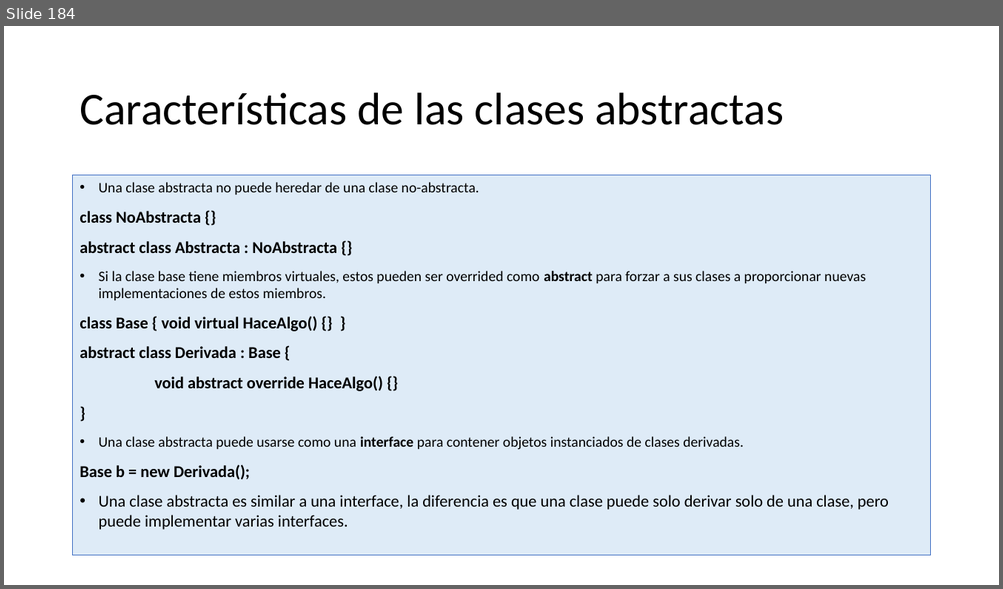
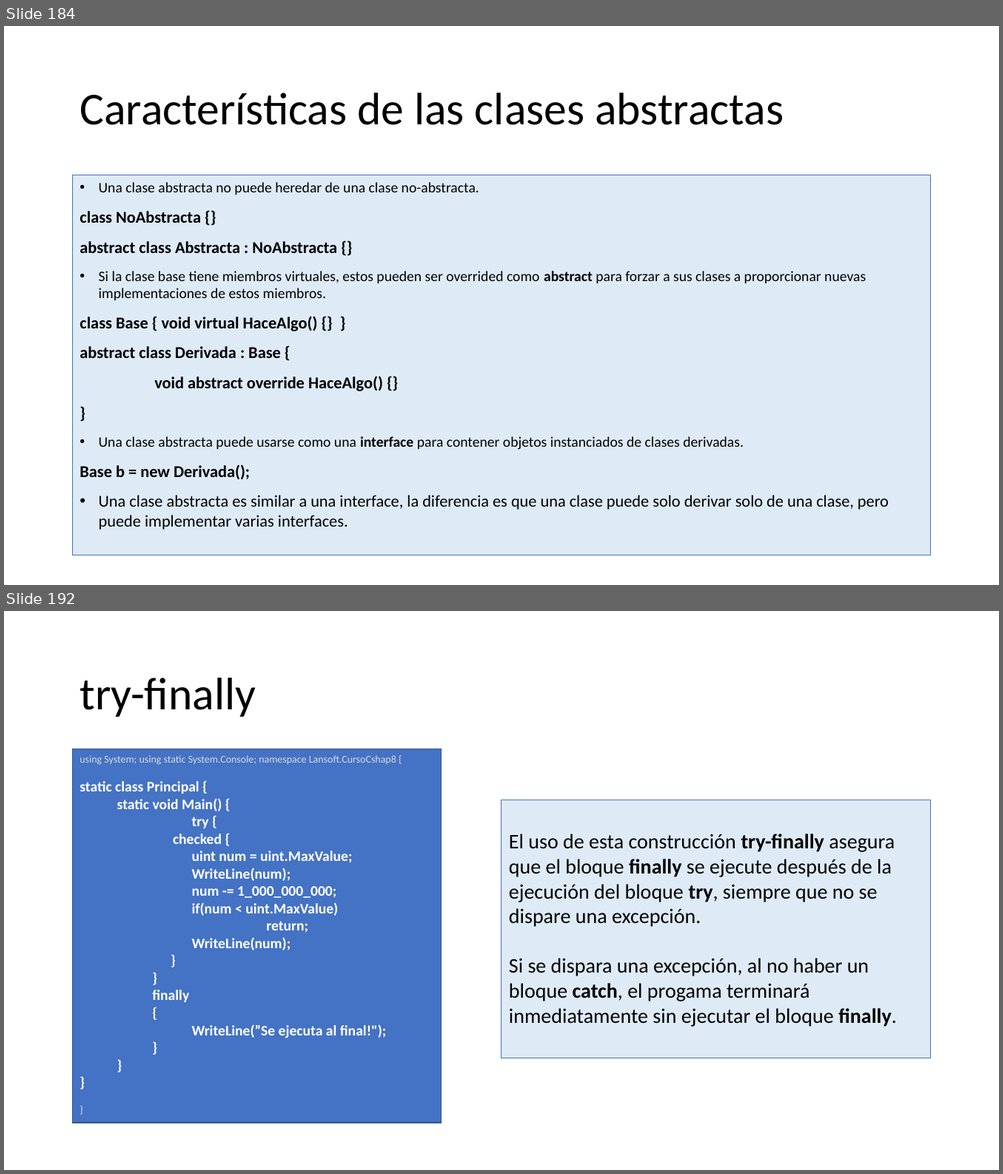
Before and after one commit to AlbertOsinaga/CursoCSharp__8, a slide deck: CSharpQuickReferencia.pptx. Shown one above the other, each under a label of ours: slide 184 before the commit, slides 184 and 192 after it; the slides between them are not shown. The pictures are 1003x589 and 1003x1174 pixels, drawn with LibreOffice and Linux fonts; fonts in the diff are those of the drawing. Boxes give left, top, right and bottom in pixels: in the first picture for what was removed or moved away, otherwise in the second. Text is boxed around its words. In the diff, an @@ line names an element or a change of style, - is before the commit and + after.

```diff
--- a/CSharpQuickReferencia.pptx
+++ b/CSharpQuickReferencia.pptx
@@ slide 192 added at [4, 611, 999, 1170], background #FFFFFF @@
@@ title added at [79, 678, 256, 717], 44 pt, text #000000 @@
+try-finally
@@ rectangle added at [73, 749, 441, 1124], fill #4472C4, outline #325491 1 pt, 14 pt, text #FFFFFF, bold @@
+using System; using static System.Console; namespace Lansoft.CursoCshap8 {
+static class Principal {
+  static void Main() {
+  try {
+  checked {
+      uint num = uint.MaxValue;
+      WriteLine(num);
+      num -= 1_000_000_000;
+      if(num < uint.MaxValue)
+      return;
+      WriteLine(num);
+      }
+      }
+      finally
+      {
+      WriteLine(”Se ejecuta al final!");
+      }
+  }
+}
+}
@@ rectangle added at [502, 800, 930, 1059], fill #DEEBF7, outline #4472C4 0.75 pt, 20 pt, text #000000 @@
+El uso de esta construcción try-finally asegura que el bloque finally se ejecute después de la ejecución del bloque try, siempre que no se dispare una excepción.
+Si se dispara una excepción, al no haber un bloque catch, el progama terminará inmediatamente sin ejecutar el bloque finally.
```
Also in this commit, not shown: 1 slide changed, 14 other slides added, 23 other files.
